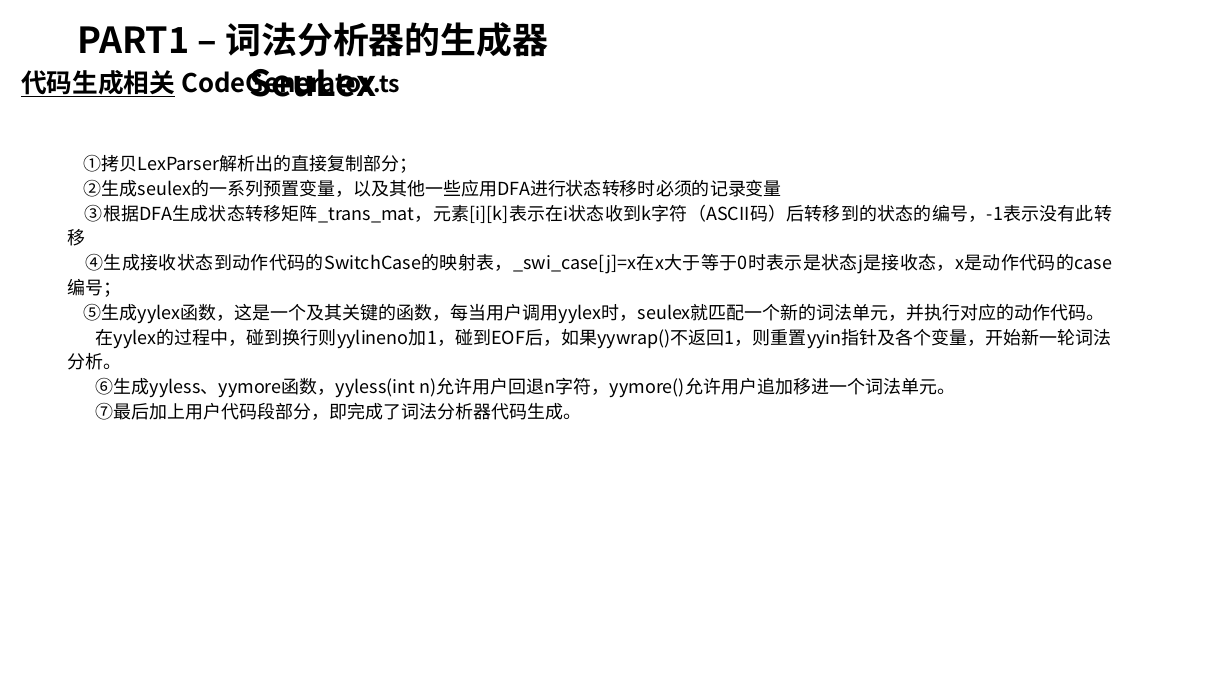
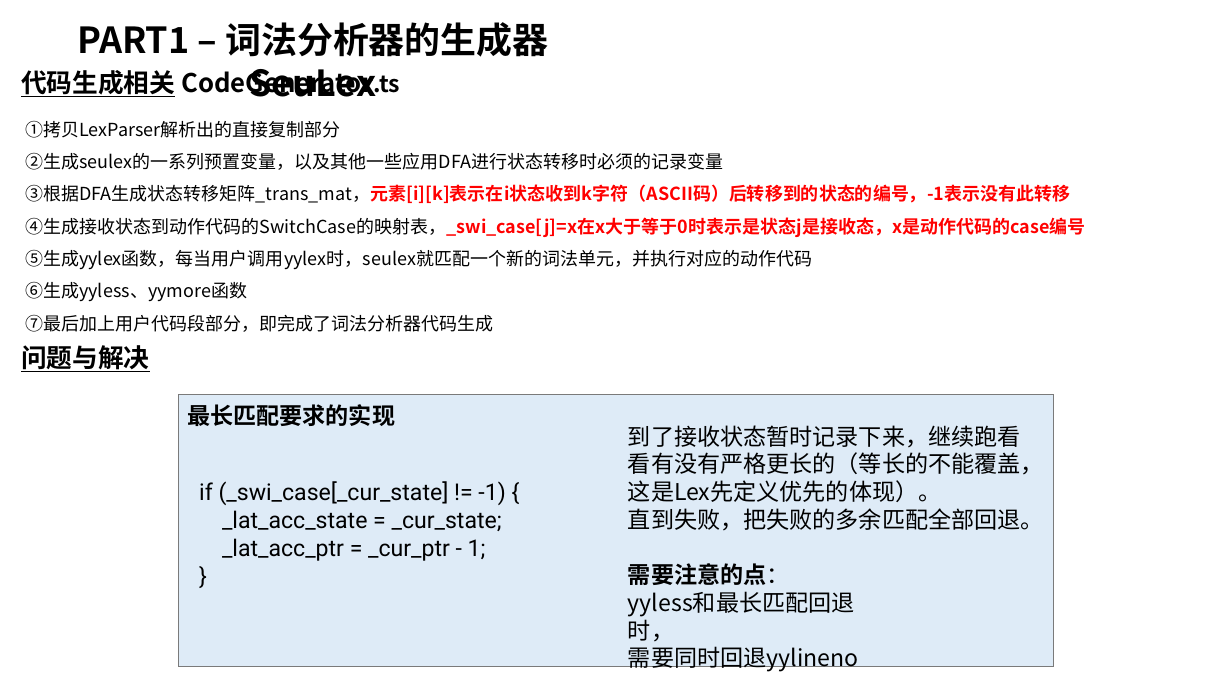
Before and after one commit to z0gSh1u/seu-lex-yacc, a slide deck: slide 11 of doc/答辩Slides.pptx. Drawn at 1232x693 pixels with LibreOffice and Linux fonts; fonts in the diff are those of the drawing. Boxes give left, top, right and bottom in pixels: in the first picture for what was removed or moved away, otherwise in the second. Text is boxed around its words. In the diff, an @@ line names an element or a change of style, - is before the commit and + after.

```diff
--- a/doc/答辩Slides.pptx
+++ b/doc/答辩Slides.pptx
@@ text "①拷贝LexParser解析出的直接复制部分": place and size @@
-text "①拷贝LexParser解析出的直接复制部分" at (68, 155, 1113, 420)
+text "①拷贝LexParser解析出的直接复制部分" at (25, 121, 1086, 332)
@@ text at (25, 121, 340, 138): text changed @@
-①拷贝LexParser解析出的直接复制部分；
+①拷贝LexParser解析出的直接复制部分
@@ text at (25, 153, 1070, 203): text colour #000000 to #FF0000, bold on in "③根据DFA生成状态转移矩阵_trans_mat，元素[i][k]表示在i状态收到k字符（ASCII码）后转移到的状态的 ..."; line spacing 1.15 to 1.5 @@
@@ text at (25, 217, 1086, 332): text changed @@
-④生成接收状态到动作代码的SwitchCase的映射表，_swi_case[j]=x在x大于等于0时表示是状态j是接收态，x是动作代码的case编号；
-⑤生成yylex函数，这是一个及其关键的函数，每当用户调用yylex时，seulex就匹配一个新的词法单元，并执行对应的动作代码。
-在yylex的过程中，碰到换行则yylineno加1，碰到EOF后，如果yywrap()不返回1，则重置yyin指针及各个变量，开始新一轮词法分析。
-⑥生成yyless、yymore函数，yyless(int n)允许用户回退n字符，yymore()允许用户追加移进一个词法单元。
-⑦最后加上用户代码段部分，即完成了词法分析器代码生成。
+④生成接收状态到动作代码的SwitchCase的映射表，_swi_case[j]=x在x大于等于0时表示是状态j是接收态，x是动作代码的case编号
+⑤生成yylex函数，每当用户调用yylex时，seulex就匹配一个新的词法单元，并执行对应的动作代码
+⑥生成yyless、yymore函数
+⑦最后加上用户代码段部分，即完成了词法分析器代码生成
@@ text added at (21, 345, 149, 372), 20 pt, text #000000, bold, underline @@
+问题与解决
@@ rectangle added at (178, 395, 1055, 667), fill #DEEBF7, outline #7A7A7A 1 pt @@
@@ text added at (187, 404, 395, 426), 18 pt, text #000000, bold @@
+最长匹配要求的实现
@@ text added at (628, 425, 1044, 531), 18 pt, text #000000 @@
+到了接收状态暂时记录下来，继续跑看看有没有严格更长的（等长的不能覆盖，这是Lex先定义优先的体现）。
+直到失败，把失败的多余匹配全部回退。
@@ text added at (199, 481, 505, 561), 18 pt, text #000000 @@
+if (_swi_case[_cur_state] != -1) {
+_lat_acc_state = _cur_state;
+_lat_acc_ptr = _cur_ptr - 1;
+}
@@ text added at (628, 563, 858, 672), 18 pt, text #000000 @@
+需要注意的点：
+yyless和最长匹配回退时，
+需要同时回退yylineno
```
Also in this commit, not shown: 3 other slides changed, 1 slide added, 1 slide removed, 23 other files.
